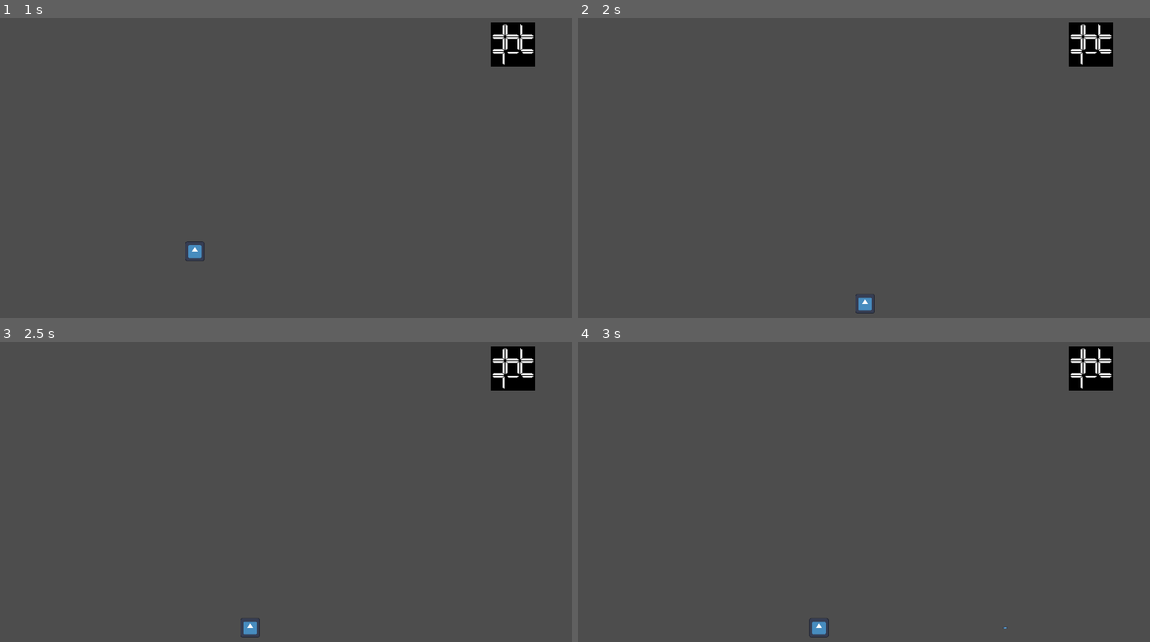
Above: before the commit, frames 1-4 (two rows, left to right).
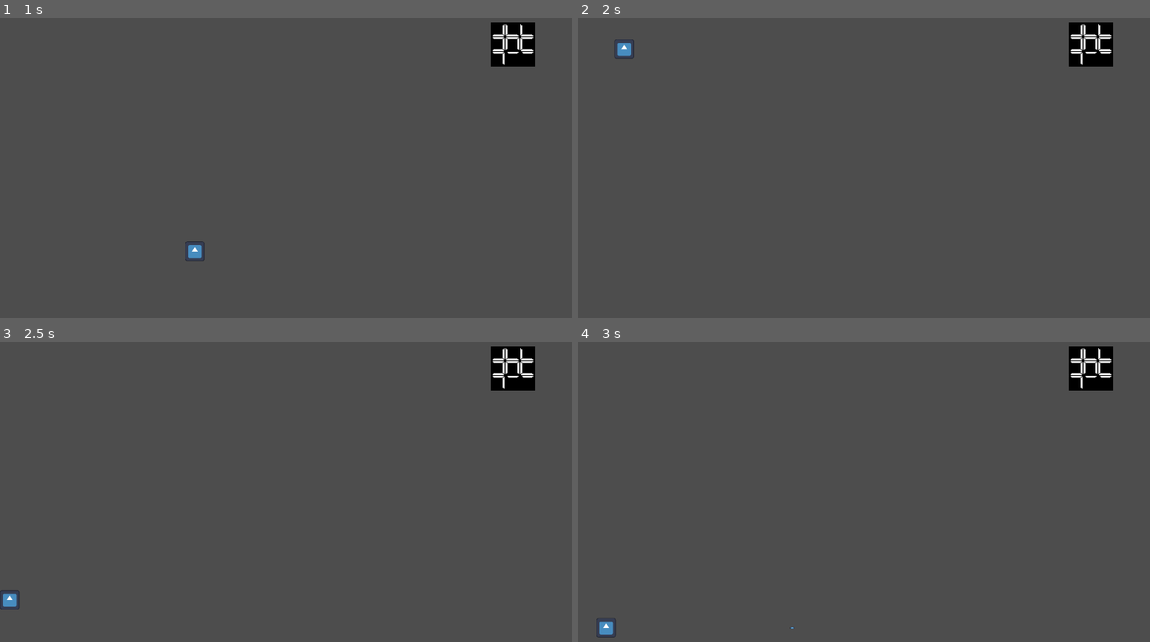
Above: after the commit, the same moments.

Repository: bkerz/shooter
Game: Godot game, scene res://main.tscn
Same seed, same stepped clock (60 frames per second), same inputs: the game is played once before the commit and once after it. The engine's default icon, where the game draws it, is replaced by a stand-in: a white triangle on a blue panel in a dark square.
Inputs:
- Up to frame 1 (1 s): tap Enter (ui_accept) at 0.5, 0.77 s; hold Right (ui_right) from 0.53 s (still down); tap J (shoot) at 0.6 s
- Up to frame 2 (2 s): keep holding Right (ui_right); tap J (shoot) at 1.35 s; tap Enter (ui_accept) at 1.52 s
- Up to frame 3 (2.5 s): release Right (ui_right) at 2.03 s; hold Left (ui_left) from 2.03 s (still down); tap J (shoot) at 2.1 s
- Up to frame 4 (3 s): release Left (ui_left) at 2.78 s; hold Right (ui_right) from 2.78 s (still down); tap J (shoot) at 2.85 s

Frame 1 is identical in both runs. In frame 2, 0.3% of the frame differs, in the area x 6-52%, y 7-99%; in frame 3, 0.3%; in frame 4, 0.3%, in the area x 3-75%, y 92-99%.

Commit message:
feat: switch to levels following minimap scheme

Diff:
--- a/level_manager.gd
+++ b/level_manager.gd
@@ -7,11 +7,8 @@
 	return level
 
 func switch_level(parent: Node2D, current_level: Node2D, callback: Callable) -> void:
-	var hello: String = ""
-	current_level.queue_free()
-	var new_level = _create_new_level()
-	parent.add_child(new_level)
-	callback.call(new_level)
+	parent.add_child(current_level)
+	callback.call(current_level)
 
 ##create a list of dictionaries representing each room, not visited and no door opened
 func _create_map_grid(size: Vector2) -> Array[Dictionary]:
--- a/main.gd
+++ b/main.gd
@@ -1,17 +1,73 @@
 extends Node2D
 
 @onready var _shooter_manager: ShooterManager = get_node("ShooterManager")
+var _level_scene = preload("res://level.tscn")
 var _level_manager: LevelManager = LevelManager.new()
+var _map_grid: Array[Dictionary] = []
+var _map_index: int = -1
+var _level = null
 
 func _ready() -> void:
 	var minimap: TileMap = get_node("TileMap")
-	var grid: Array[Dictionary] = _level_manager.create_map(Vector2(3, 3))
-	for room in grid:
+	var map_size: Vector2 = Vector2(3, 3)
+	_map_grid = _level_manager.create_map(map_size)
+	for room in _map_grid:
+		if room["is_initial"]:
+			var room_position: Vector2 = room["map_position"]
+			_map_index = (map_size.x * room_position.y) + room_position.x
 		var map_position: Vector2 = room["map_position"]
 		var doors: Vector2i = get_doors_from_tileset(room["doors"])
 		minimap.set_cell(0, map_position, 0, doors)
+	_create_initial_level(_map_index)
 	#var tile_set: TileSet = minimap.tile_set
 	#var source: TileSetSource = tile_set.get_source(0)
+
+func _create_level_from_dict(room: Dictionary):
+	var level = _level_scene.instantiate()
+	level.doors = room["doors"].duplicate(true)
+	return level
+
+func _create_initial_level(map_index: int):
+	_level = _create_level_from_dict(_map_grid[map_index])
+	add_child(_level)
+	_connect_exit_level_signal(_level)
+
+func _connect_exit_level_signal(level):
+	level.exit_level.connect(
+		func (direction: Vector2):
+			match direction:
+				Vector2.UP:
+					var top = _level_manager._select_top(_map_grid, _map_index)
+					var top_level = _create_level_from_dict(top[1])
+					_map_index = top[0]
+					_level.queue_free()
+					_level = top_level
+					_switch_level(top_level)
+
+				Vector2.RIGHT:
+					var right = _level_manager._select_right(_map_grid, _map_index)
+					var right_level = _create_level_from_dict(right[1])
+					_map_index = right[0]
+					_level.queue_free()
+					_level = right_level
+					_switch_level(right_level)
+				Vector2.LEFT:
+					var left = _level_manager._select_left(_map_grid, _map_index)
+					var left_level = _create_level_from_dict(left[1])
+					_map_index = left[0]
+					_level.queue_free()
+					_level = left_level
+					_switch_level(left_level)
+				Vector2.DOWN:
+					var bottom = _level_manager._select_bottom(_map_grid, _map_index)
+					var bottom_level = _create_level_from_dict(bottom[1])
+					_map_index = bottom[0]
+					_level.queue_free()
+					_level = bottom_level
+					_switch_level(bottom_level)
+
+	)
+
 
 func get_doors_from_tileset(room: Dictionary) -> Vector2i:
 	if room["right"] and room["bottom"] and not room["left"] and not room["top"]:
@@ -78,19 +134,13 @@
 
 
 
-func _on_level_exit_level():
-	var current_level = _find_current_level_or_null()
-	if current_level != null:
-		_switch_level(current_level)
-
-
 func _switch_level(current_level: Node2D):
 	var me = self
 	var player = get_node("Player")
 	_level_manager.call_deferred("switch_level", self, current_level, func (new_level:Node2D):
 		player.position = Vector2(100,100)
 		await get_tree().create_timer(0.25).timeout
-		new_level.exit_level.connect(me._on_level_exit_level)
+		me._connect_exit_level_signal(new_level)
 	)
 
 func _find_current_level_or_null() -> Node2D:
